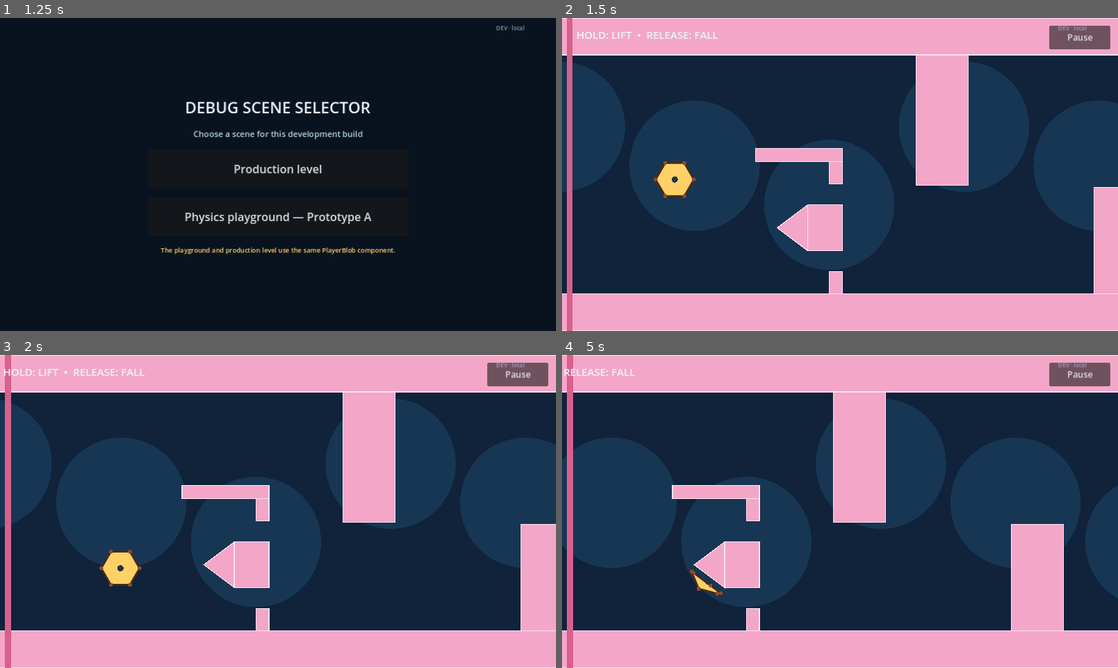
Above: before the commit, frames 1-4 (two rows, left to right).
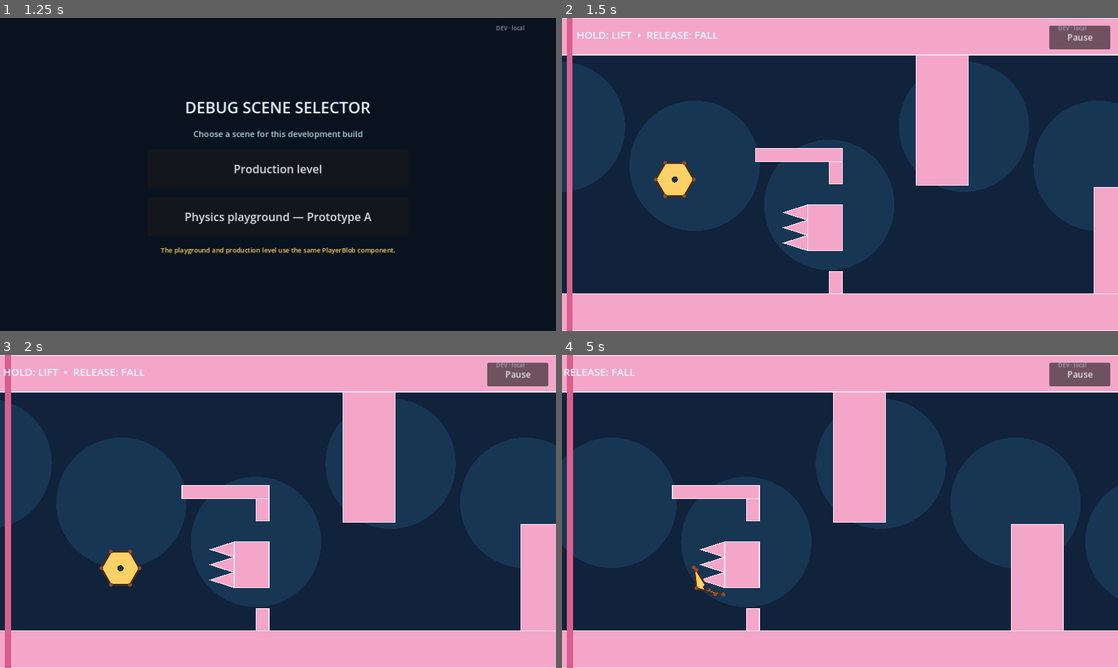
Above: after the commit, the same moments.

Repository: ted7007/test-ai-game
Game: Godot game, scene res://debug_launcher.tscn
The game is run twice, just before and just after one commit, with the same random seed, the same clock (stepped at 60 frames per second) and the same inputs.
Inputs (mouse positions are in pixels of both pictures, inside the frame that each line leads up to):
- Up to frame 1 (1.25 s): click "DEV · local" at 0.5 s
- Up to frame 2 (1.5 s): click "Production level" at 1.25 s
- Up to frame 3 (2 s): no input
- Up to frame 4 (5 s): click "DEV · local" at 2 s; click "DEV · local" at 2.75 s; click "DEV · local" at 3.5 s; tap Enter at 4.25 s; move the mouse to (962, 495) at 4.27 s; hold Space (fly) from 4.28 s (still down); click (962, 495) at 4.42 s

Frame 1 is identical in both runs. In frame 2, 0.3% of the frame differs, in the area x 38-45%, y 59-75%; in frame 3, 0.3%; in frame 4, 0.5%, in the area x 23-30%, y 59-78%.
Error before the commit: Invalid assignment of property or key 'max_length' with value of type 'float' on a base object of type 'DampedSpringJoint2D'. (res://player/player_blob.gd:205)
Error after the commit: Invalid assignment of property or key 'max_length' with value of type 'float' on a base object of type 'DampedSpringJoint2D'. (res://player/player_blob.gd:207)

Commit message:
Spawn split children across contact point

Diff:
--- a/experiments/physics_playground/physics_playground.gd
+++ b/experiments/physics_playground/physics_playground.gd
@@ -8,7 +8,7 @@
 const DEATH_WALL_COLOR := Color("d85f8e")
 const INITIAL_PLAYER_POSITION := Vector2(170.0, 300.0)
 const SPLIT_CHILD_SCALE := 0.65
-const SPLIT_SPAWN_OFFSET := 14.0
+const SPLIT_CHILD_CLEARANCE := 52.0
 const SPLIT_SEPARATION_IMPULSE := 35.0
 const PLAYER_SCENE := preload("res://player/player_blob.tscn")
 const PAUSE_MENU_SCENE := preload("res://ui/pause_menu.tscn")
@@ -143,13 +143,12 @@
 	new_player.initialize_motion(inherited_velocity, separation_impulse)
 	return new_player
 
-func _on_player_split_requested(source: PlayerBlob, separation_axis: Vector2) -> void:
-	call_deferred("_replace_player_with_children", source, separation_axis, 2, SPLIT_CHILD_SCALE, false, SPLIT_SEPARATION_IMPULSE)
-
-func _replace_player_with_children(source: PlayerBlob, separation_axis: Vector2, child_count: int, child_scale: float, children_can_split: bool, separation_impulse: float) -> void:
+func _on_player_split_requested(source: PlayerBlob, separation_axis: Vector2, split_origin: Vector2) -> void:
+	call_deferred("_replace_player_with_children", source, separation_axis, split_origin, 2, SPLIT_CHILD_SCALE, false, SPLIT_SEPARATION_IMPULSE)
+
+func _replace_player_with_children(source: PlayerBlob, separation_axis: Vector2, split_origin: Vector2, child_count: int, child_scale: float, children_can_split: bool, separation_impulse: float) -> void:
 	if not is_instance_valid(source) or source not in _players or child_count < 1:
 		return
-	var spawn_position := source.get_center_position()
 	var inherited_velocity := source.get_velocity()
 	var axis := separation_axis.normalized()
 	if axis == Vector2.ZERO:
@@ -159,7 +158,7 @@
 	for child_index in child_count:
 		var centered_index := float(child_index) - float(child_count - 1) * 0.5
 		var direction_factor := centered_index / max_centered_index if child_count > 1 else 0.0
-		var child_position := spawn_position + axis * SPLIT_SPAWN_OFFSET * direction_factor
+		var child_position := split_origin + axis * SPLIT_CHILD_CLEARANCE * direction_factor
 		var child_impulse := axis * separation_impulse * direction_factor
 		_spawn_player(child_position, child_scale, children_can_split, inherited_velocity, child_impulse)
 	_has_split = true
--- a/main.gd
+++ b/main.gd
@@ -10,7 +10,7 @@
 const FALL_DEATH_Y := 820.0
 const INITIAL_PLAYER_POSITION := Vector2(260.0, 360.0)
 const SPLIT_CHILD_SCALE := 0.65
-const SPLIT_SPAWN_OFFSET := 14.0
+const SPLIT_CHILD_CLEARANCE := 52.0
 const SPLIT_SEPARATION_IMPULSE := 35.0
 const PLAYER_SCENE := preload("res://player/player_blob.tscn")
 const PAUSE_MENU_SCENE := preload("res://ui/pause_menu.tscn")
@@ -151,13 +151,12 @@
 	new_player.initialize_motion(inherited_velocity, separation_impulse)
 	return new_player
 
-func _on_player_split_requested(source: PlayerBlob, separation_axis: Vector2) -> void:
-	call_deferred("_replace_player_with_children", source, separation_axis, 2, SPLIT_CHILD_SCALE, false, SPLIT_SEPARATION_IMPULSE)
-
-func _replace_player_with_children(source: PlayerBlob, separation_axis: Vector2, child_count: int, child_scale: float, children_can_split: bool, separation_impulse: float) -> void:
+func _on_player_split_requested(source: PlayerBlob, separation_axis: Vector2, split_origin: Vector2) -> void:
+	call_deferred("_replace_player_with_children", source, separation_axis, split_origin, 2, SPLIT_CHILD_SCALE, false, SPLIT_SEPARATION_IMPULSE)
+
+func _replace_player_with_children(source: PlayerBlob, separation_axis: Vector2, split_origin: Vector2, child_count: int, child_scale: float, children_can_split: bool, separation_impulse: float) -> void:
 	if not is_instance_valid(source) or source not in _players or child_count < 1:
 		return
-	var spawn_position := source.get_center_position()
 	var inherited_velocity := source.get_velocity()
 	var axis := separation_axis.normalized()
 	if axis == Vector2.ZERO:
@@ -167,7 +166,7 @@
 	for child_index in child_count:
 		var centered_index := float(child_index) - float(child_count - 1) * 0.5
 		var direction_factor := centered_index / max_centered_index if child_count > 1 else 0.0
-		var child_position := spawn_position + axis * SPLIT_SPAWN_OFFSET * direction_factor
+		var child_position := split_origin + axis * SPLIT_CHILD_CLEARANCE * direction_factor
 		var child_impulse := axis * separation_impulse * direction_factor
 		_spawn_player(child_position, child_scale, children_can_split, inherited_velocity, child_impulse)
 	_has_split = true
@@ -191,9 +190,19 @@
 	# Optional early Split route. The upper half stays open, while the lower
 	# route ends in two gaps that only the smaller children can pass.
 	_add_rect("SplitRouteRoof", Rect2(450, 300, 200, 30), Color("f3a6c8"))
-	_add_polygon("SplitRoutePoint", PackedVector2Array([
-		Vector2(500, 482.5),
+	_add_polygon("SplitRouteSpikeTop", PackedVector2Array([
+		Vector2(515, 447.5),
 		Vector2(570, 430),
+		Vector2(570, 465),
+	]), Color("f3a6c8"))
+	_add_polygon("SplitRouteSpikeMiddle", PackedVector2Array([
+		Vector2(515, 482.5),
+		Vector2(570, 465),
+		Vector2(570, 500),
+	]), Color("f3a6c8"))
+	_add_polygon("SplitRouteSpikeBottom", PackedVector2Array([
+		Vector2(515, 517.5),
+		Vector2(570, 500),
 		Vector2(570, 535),
 	]), Color("f3a6c8"))
 	_add_rect("SplitRouteSeparator", Rect2(570, 430, 80, 105), Color("f3a6c8"))
--- a/player/player_blob.gd
+++ b/player/player_blob.gd
@@ -1,7 +1,7 @@
 class_name PlayerBlob
 extends Node2D
 
-signal split_requested(source, separation_axis: Vector2)
+signal split_requested(source, separation_axis: Vector2, split_origin: Vector2)
 
 ## Production spring-blob player. Gameplay tuning remains exposed in Inspector.
 @export_category("Blob shape")
@@ -66,6 +66,7 @@
 var _contact_is_round := PackedByteArray()
 var _size_scale := 1.0
 var _crush_timer := 0.0
+var _crush_contact_point := Vector2.ZERO
 var _split_requested := false
 var _split_feedback_remaining := 0.0
 
@@ -111,6 +112,7 @@
 		_snag_timers[i] = 0.0
 		_snag_releasing[i] = 0
 	_crush_timer = 0.0
+	_crush_contact_point = Vector2.ZERO
 	_split_requested = false
 	queue_redraw()
 
@@ -284,7 +286,7 @@
 		return
 	_split_requested = true
 	can_split = false
-	split_requested.emit(self, separation_axis)
+	split_requested.emit(self, separation_axis, _crush_contact_point)
 
 func _collect_environment_contacts() -> void:
 	_contact_normals.clear()
@@ -327,6 +329,7 @@
 				continue
 			var compressed_between_surfaces := _compression_ratio_on_axis(axis) <= crush_compression_ratio
 			if compressed_between_surfaces or close_to_sharp_tip:
+				_crush_contact_point = (_contact_positions[first_index] + _contact_positions[second_index]) * 0.5
 				return axis
 	return Vector2.ZERO
 
Not shown, changed: GAME.md
